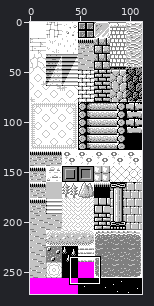
One commit to this sprite sheet: saga/res/maps/tilesets/lower2.PNG. Above: a wide view before the commit, with the close-up outlined.
Close-up. Earlier state:
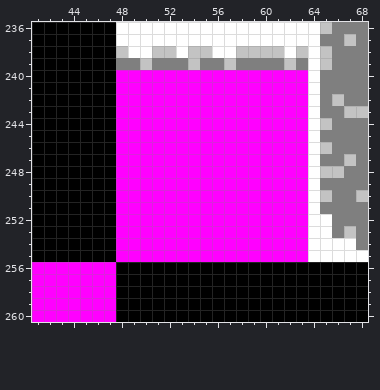
The file is 112x272 pixels. Colours within 5 levels of each other are drawn and written as one. Shown: x 41..68, y 236..260.
And afterwards:
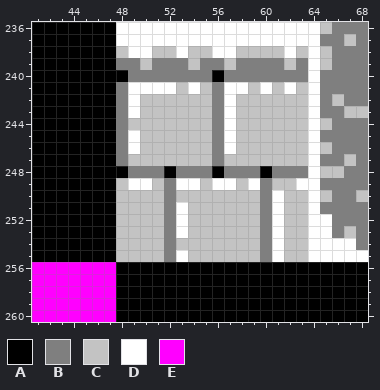
Palette (. is transparent): A #000000  B #7f7f7f  C #c3c3c3  D #ffffff  E #ff00ff
The exact change:
{"y":240,"x":48,"old":"EEEEEEEEEEEEEEEE","new":"ABBBBBBBABBBBBBB"}
{"y":241,"x":48,"old":"EEEEEEEEEEEEEEEE","new":"BDDDDCDCBDDCDCDC"}
{"y":242,"x":48,"old":"EEEEEEEEEEEEEEEE","new":"BDCCCCCCBDCCCCCC"}
{"y":243,"x":48,"old":"EEEEEEEEEEEEEEEE","new":"BDCCCCCCBDCCCCCC"}
{"y":244,"x":48,"old":"EEEEEEEEEEEEEEEE","new":"BCCCCCCCBDCCCCCC"}
{"y":245,"x":48,"old":"EEEEEEEEEEEEEEEE","new":"BDCCCCCCBDCCCCCC"}
{"y":246,"x":48,"old":"EEEEEEEEEEEEEEEE","new":"BDCCCCCCBDCCCCCC"}
{"y":247,"x":48,"old":"EEEEEEEEEEEEEEEE","new":"BCCCCCCCBCCCCCCC"}
{"y":248,"x":48,"old":"EEEEEEEEEEEEEEEE","new":"ABBBABBBABBBABBB"}
{"y":249,"x":48,"old":"EEEEEEEEEEEEEEEE","new":"CDDCBDDCDDCDBCCD"}
{"y":250,"x":48,"old":"EEEEEEEEEEEEEEEE","new":"CCCCBCCCCCCCBDCC"}
{"y":251,"x":48,"old":"EEEEEEEEEEEEEEEE","new":"CCCCBDCCCCCCBDCC"}
{"y":252,"x":48,"old":"EEEEEEEEEEEEEEEE","new":"CCCCBDCCCCCCBDCC"}
{"y":253,"x":48,"old":"EEEEEEEEEEEEEEEE","new":"CCCCBDCCCCCCBDCC"}
{"y":254,"x":48,"old":"EEEEEEEEEEEEEEEE","new":"CCCCBCCCCCCCBDCC"}
{"y":255,"x":48,"old":"EEEEEEEEEEEEEEEE","new":"CCCCBDCCCCCCBDCC"}
